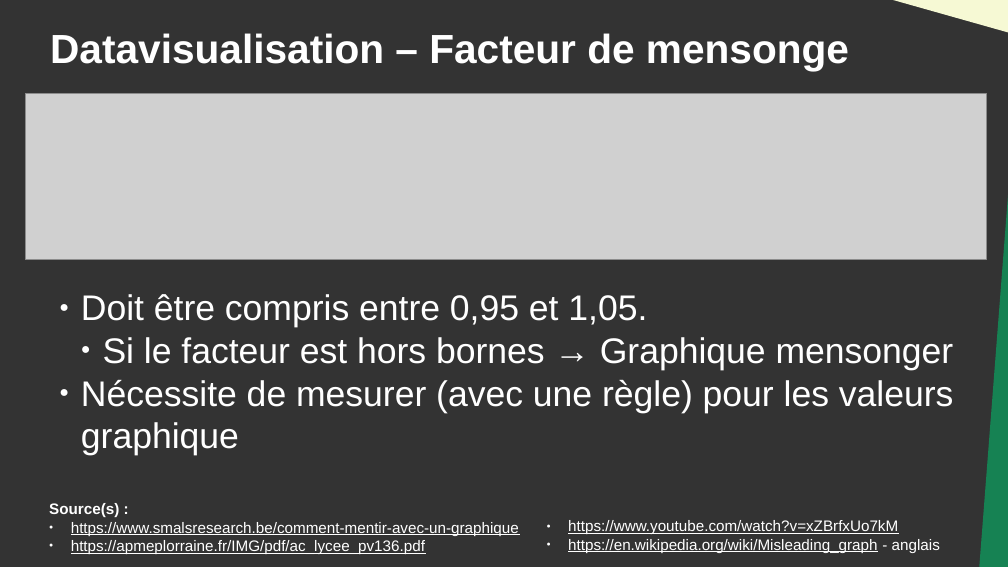
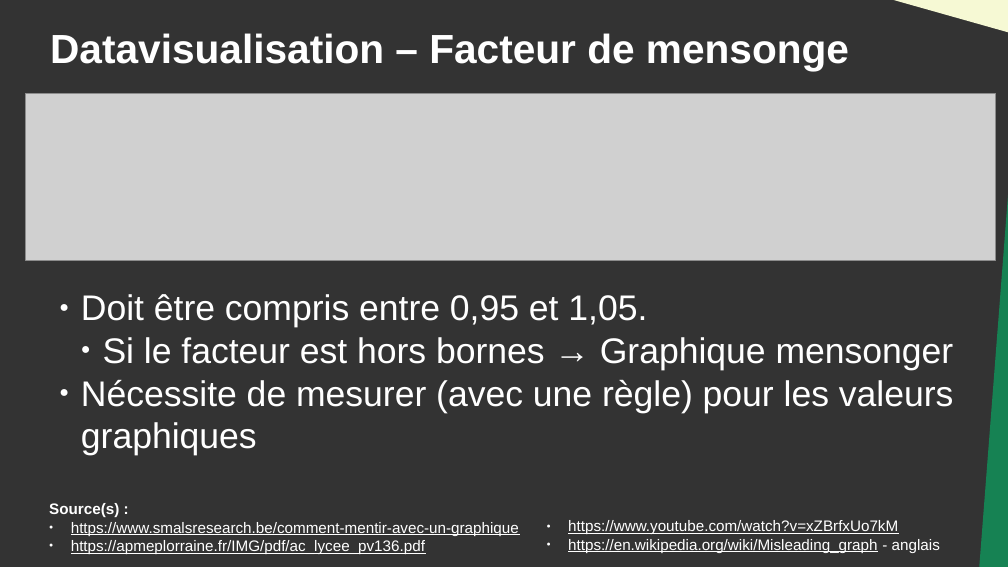
Before and after one commit to DanYellow/cours, a slide deck: slide 19 of data-journalisme-s4/travaux-pratiques/numero-4/presentation.odp. Drawn at 1008x567 pixels with LibreOffice and Linux fonts; fonts in the diff are those of the drawing; grey boxes stand for pictures. Boxes give left, top, right and bottom in pixels: in the first picture for what was removed or moved away, otherwise in the second. Text is boxed around its words. In the diff, an @@ line names an element or a change of style, - is before the commit and + after.

```diff
--- a/data-journalisme-s4/travaux-pratiques/numero-4/presentation.odp
+++ b/data-journalisme-s4/travaux-pratiques/numero-4/presentation.odp
@@ picture: place and size @@
-picture at (26, 93, 987, 260)
+picture at (26, 93, 996, 261)
@@ text at (81, 380, 954, 456): text changed @@
-● Nécessite de mesurer (avec une règle) pour les valeurs graphique
+● Nécessite de mesurer (avec une règle) pour les valeurs graphiques
```
Also in this commit, not shown: 10 other slides changed, 3 slides added, 1 slide removed, 8 other files.
